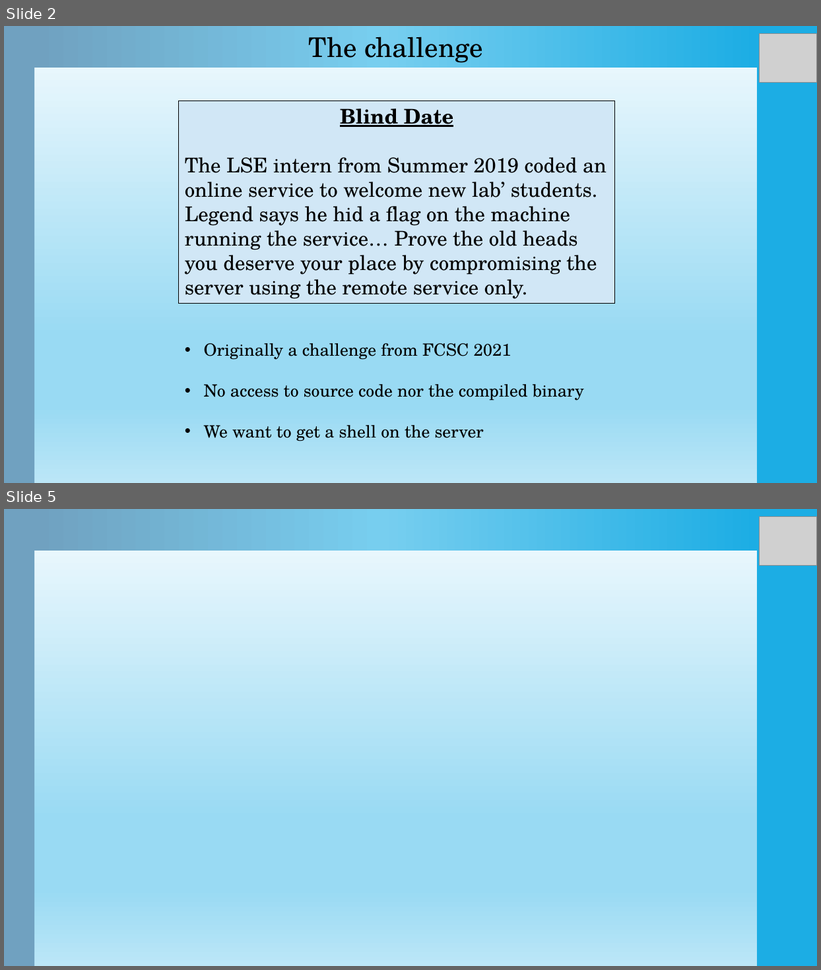
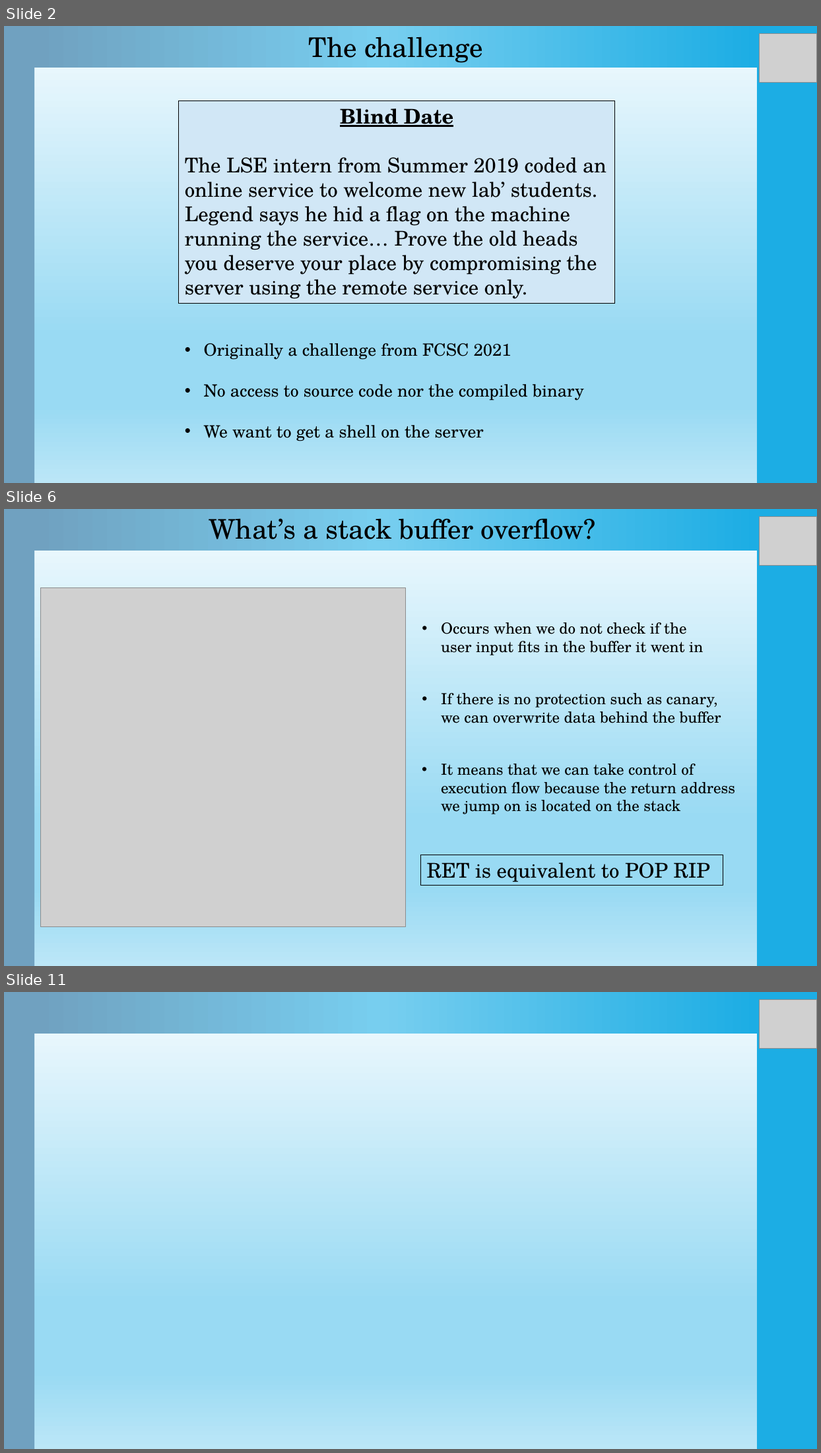
Before and after one commit to Ewael/LSE, a slide deck: Blind_Date/slides.pptx. Shown one above the other, each under a label of ours: slides 2 and 5 before the commit, slides 2, 6 and 11 after it; the slides between them are not shown. The pictures are 821x970 and 821x1453 pixels, drawn with LibreOffice and Linux fonts; fonts in the diff are those of the drawing; grey boxes stand for pictures. Boxes give left, top, right and bottom in pixels: in the first picture for what was removed or moved away, otherwise in the second. Text is boxed around its words. In the diff, an @@ line names an element or a change of style, - is before the commit and + after.

```diff
--- a/Blind_Date/slides.pptx
+++ b/Blind_Date/slides.pptx
@@ slide 6 added at (4, 509, 817, 966), background gradient #F4FBFE to #99DAF3 to #BBE6F7; not listed: 2 template elements that a slide beside it also shows @@
@@ rectangle added at (34, 509, 757, 551), fill gradient #1CADE4 to #77CEEF to #70A1C0 @@
@@ text added at (209, 518, 596, 539), 32 pt, text #000000 @@
+What’s a stack buffer overflow?
@@ picture added at (760, 517, 817, 566) @@
@@ picture added at (40, 588, 405, 927) @@
@@ text added at (441, 623, 703, 656), 18 pt, text #000000 @@
+• Occurs when we do not check if the user input fits in the buffer it went in
@@ text added at (441, 693, 721, 723), 18 pt, text #000000 @@
+• If there is no protection such as canary, we can overwrite data behind the buffer
@@ text added at (441, 764, 735, 815), 18 pt, text #000000 @@
+• It means that we can take control of execution flow because the return address we jump on is located on the stack
@@ rectangle added at (420, 855, 723, 885), outline #000000 0.75 pt, 24 pt, text #000000 @@
+RET is equivalent to POP RIP
@@ what was slide 5 is now slide 11 @@
```
Also in this commit, not shown: 3 slides changed, 5 other slides added, 1 slide removed.
